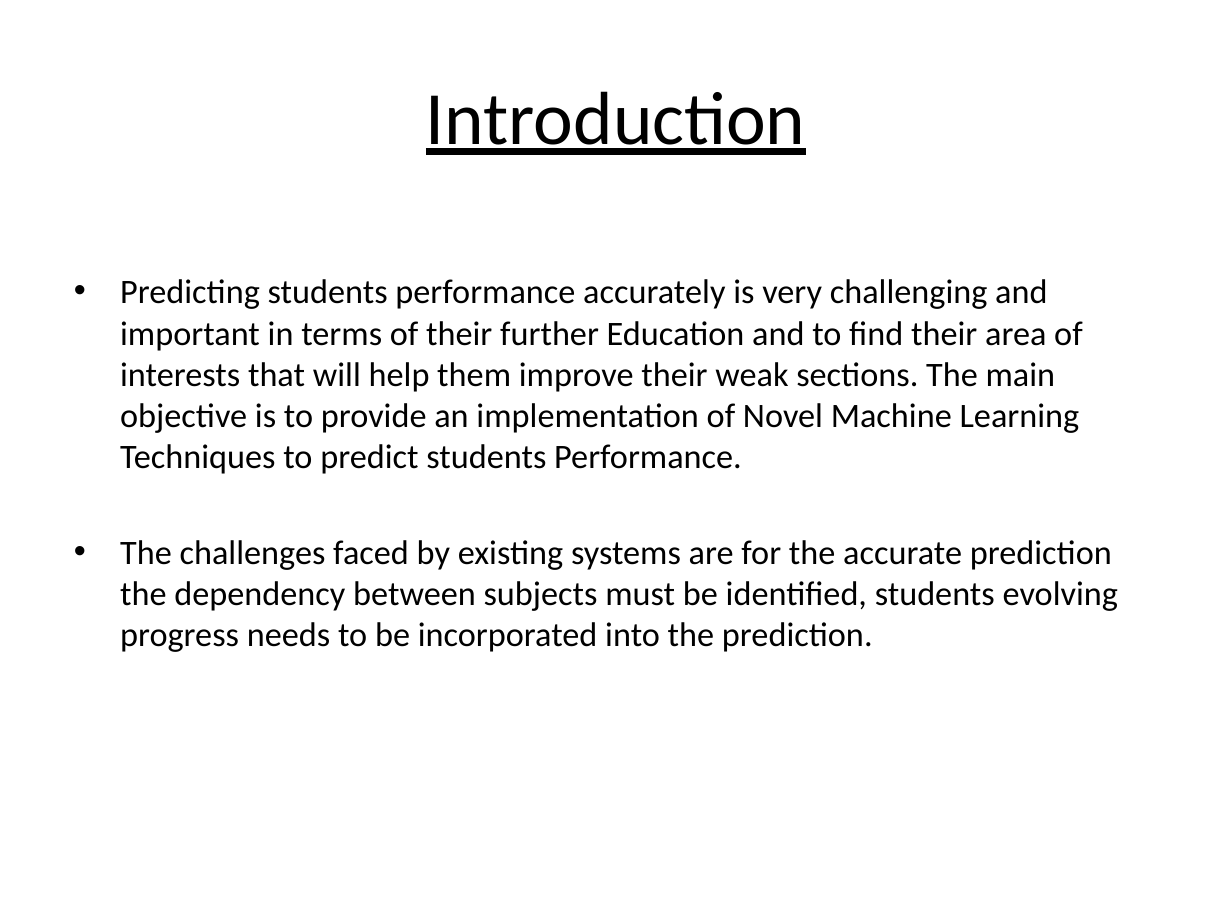
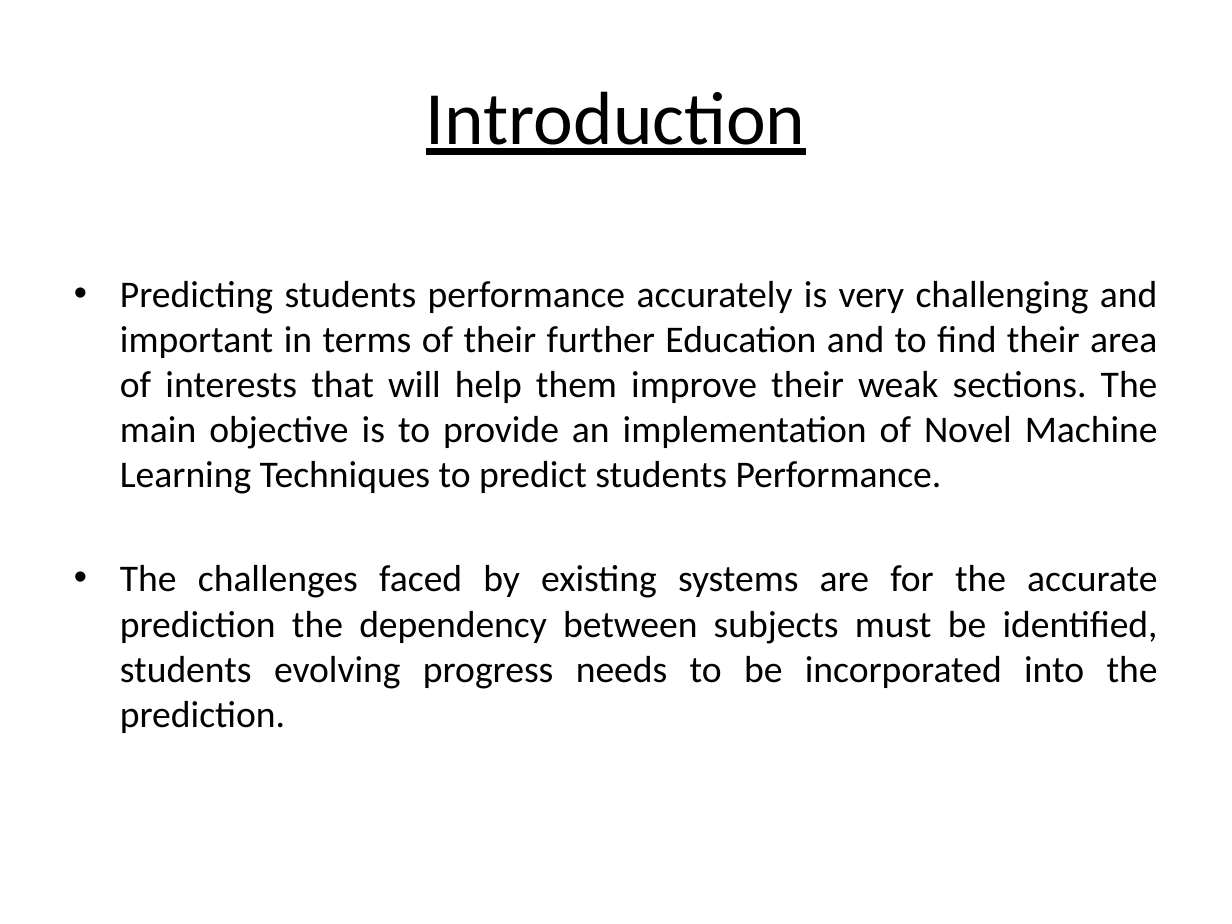
Before and after one commit to MMCOEIT/2018-19-Projects, a slide deck: slide 3 of Group3/Design/Review.pptx (slide 2 before the commit). Drawn at 1232x924 pixels with LibreOffice and Linux fonts; fonts in the diff are those of the drawing. Boxes give left, top, right and bottom in pixels: in the first picture for what was removed or moved away, otherwise in the second. Text is boxed around its words. In the diff, an @@ line names an element or a change of style, - is before the commit and + after.

```diff
--- a/Group3/Design/Review.pptx
+++ b/Group3/Design/Review.pptx
@@ text "Predicting students performance accurately is ..." at [120, 281, 1158, 733]: size 20 to 22 pt; alignment left to justified; indent changed @@
```
Also in this commit, not shown: 9 other slides changed, 4 slides added, 1 slide removed, 6 other files.
